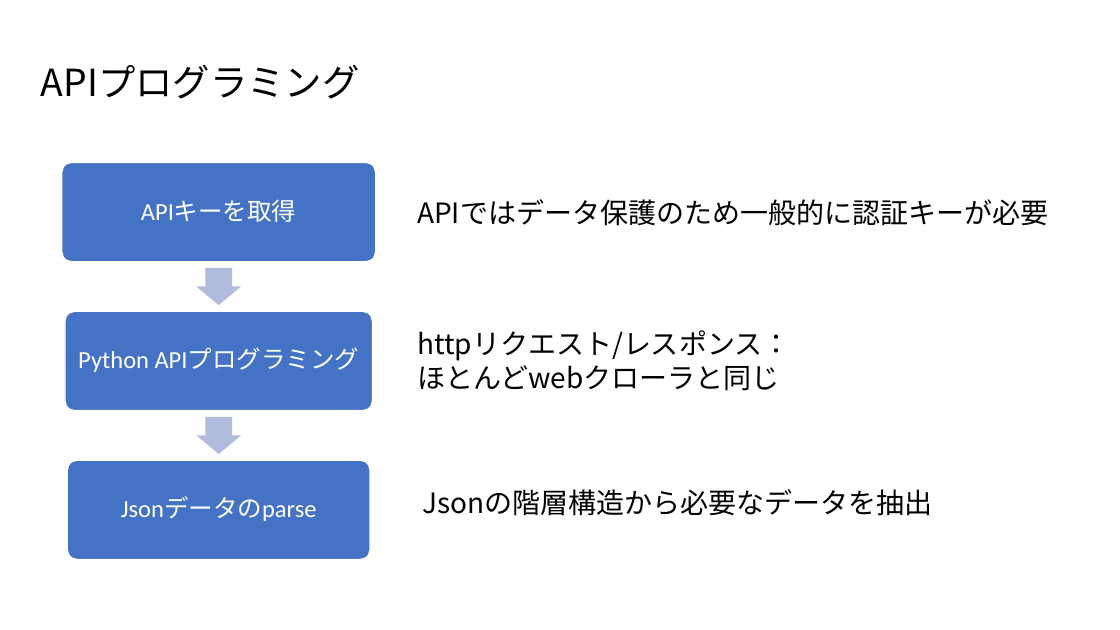
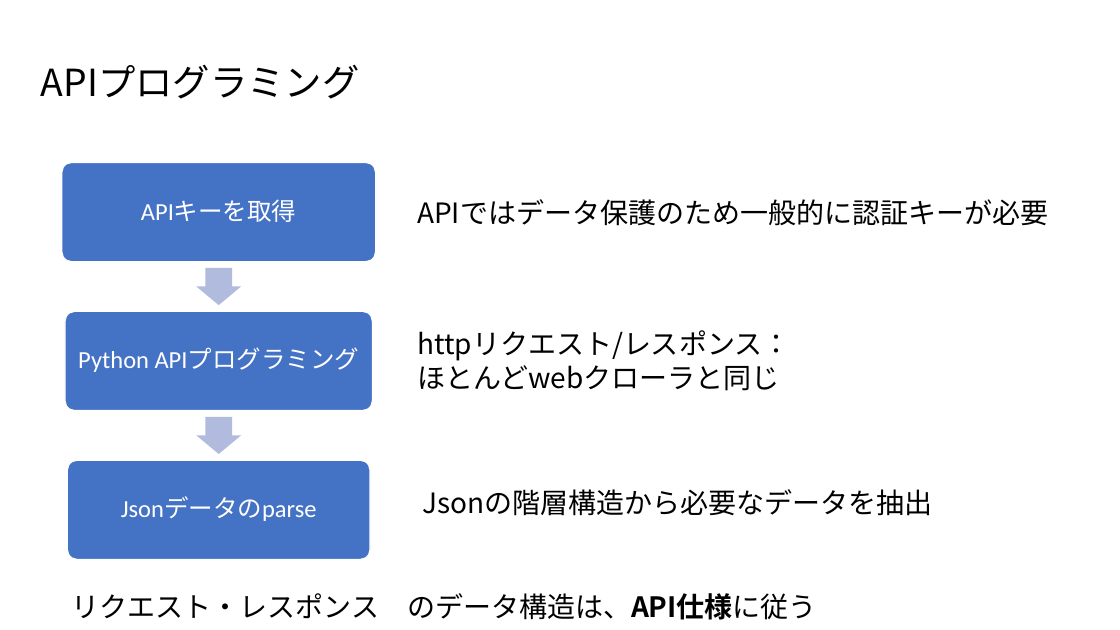
Before and after one commit to ueharaLab/bigdata8_API, a slide deck: slide 17 of bigdata7_API.pptx. Drawn at 1120x630 pixels with LibreOffice and Linux fonts; fonts in the diff are those of the drawing. Boxes give left, top, right and bottom in pixels: in the first picture for what was removed or moved away, otherwise in the second. Text is boxed around its words. In the diff, an @@ line names an element or a change of style, - is before the commit and + after.

```diff
--- a/bigdata7_API.pptx
+++ b/bigdata7_API.pptx
@@ text added at [72,593,817,620], 24 pt, text #000000 @@
+リクエスト・レスポンス のデータ構造は、API仕様に従う
```
Also in this commit, not shown: 7 other slides changed, 7 slides added, 1 slide removed, 8 other files.
